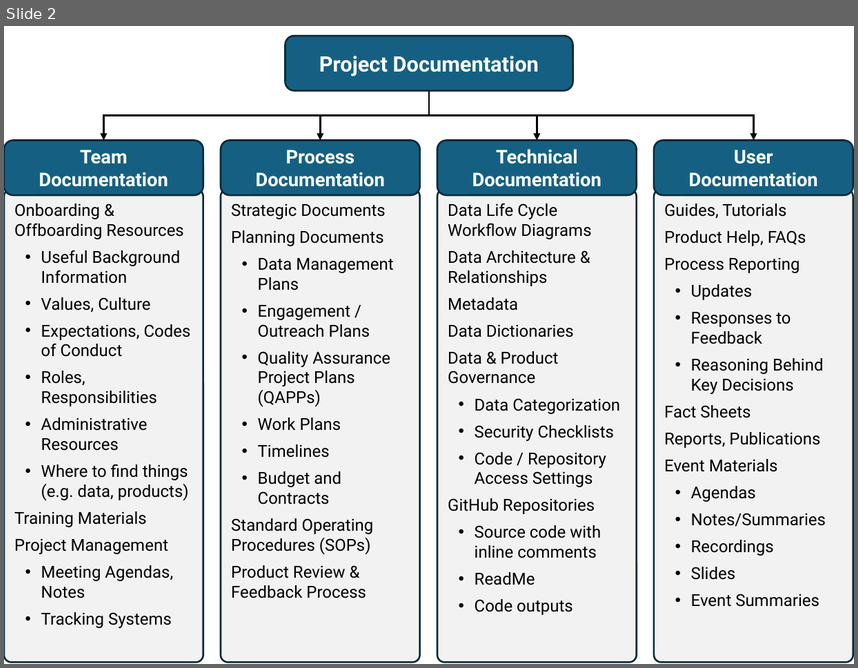
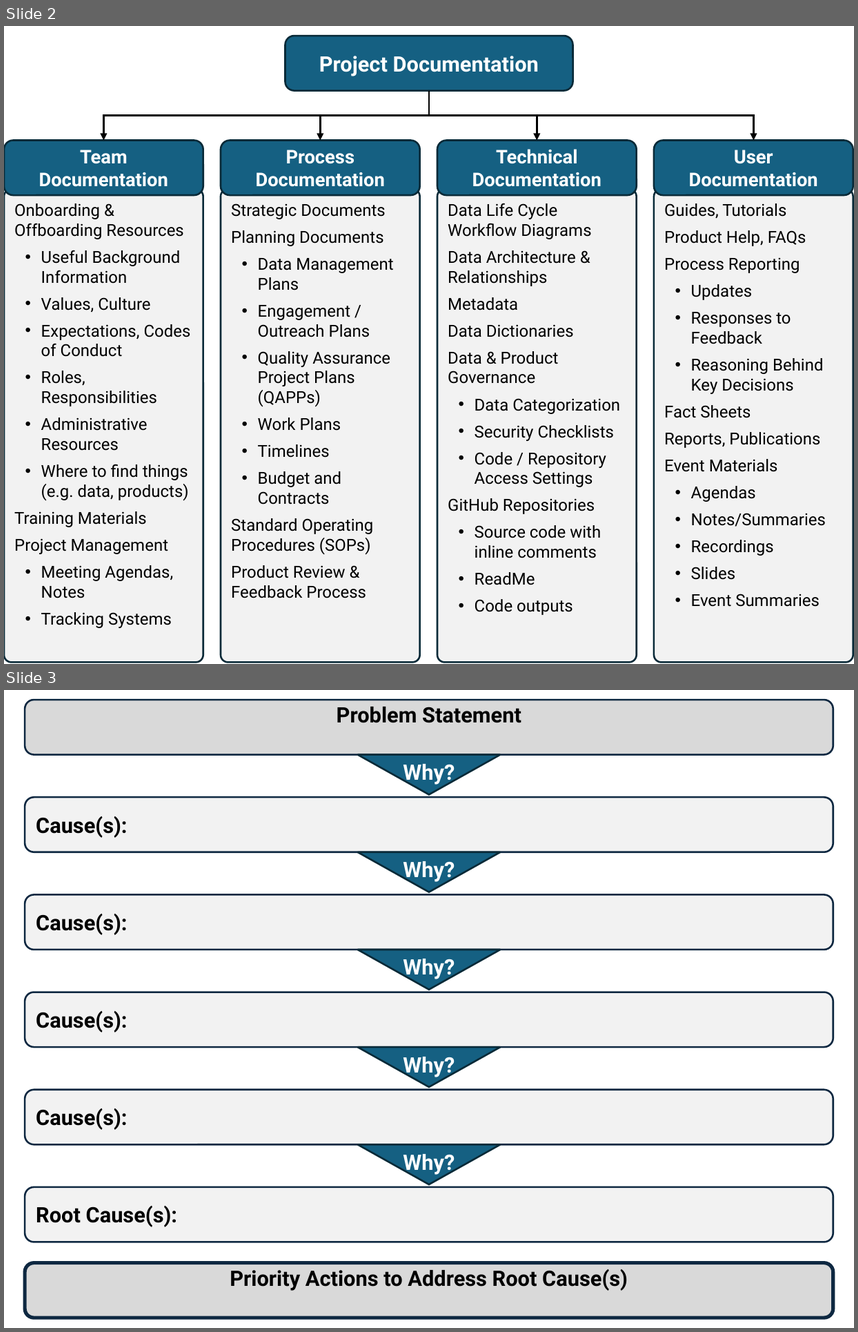
Before and after one commit to CAWaterBoardDataCenter/equity-data-handbook, a slide deck: images/graphics.pptx. Shown one above the other, each under a label of ours: slide 2 before the commit, slides 2 and 3 after it. The pictures are 858x668 and 858x1332 pixels, drawn with LibreOffice and Linux fonts; fonts in the diff are those of the drawing. Boxes give left, top, right and bottom in pixels: in the first picture for what was removed or moved away, otherwise in the second. Text is boxed around its words. In the diff, an @@ line names an element or a change of style, - is before the commit and + after.

Commit message:
Add Root Cause Analysis content

```diff
--- a/images/graphics.pptx
+++ b/images/graphics.pptx
@@ slide 3 added at (x1=4, y1=690, x2=854, y2=1328), background #FFFFFF @@
@@ rounded rectangle added at (x1=25, y1=700, x2=833, y2=755), fill #D9D9D9, outline #0E2841 1.5 pt, 18 pt, text #000000, bold @@
+Problem Statement
@@ flow chart merge added at (x1=358, y1=755, x2=500, y2=795), fill #156082, outline #092A39 1.5 pt, 18 pt, text #FFFFFF, bold @@
+Why?
@@ rounded rectangle added at (x1=25, y1=797, x2=833, y2=852), fill #F2F2F2, outline #0E2841 1.5 pt, 18 pt, text #000000, bold @@
+Cause(s):
@@ flow chart merge added at (x1=358, y1=852, x2=500, y2=892), fill #156082, outline #092A39 1.5 pt, 18 pt, text #FFFFFF, bold @@
+Why?
@@ rounded rectangle added at (x1=25, y1=895, x2=833, y2=950), fill #F2F2F2, outline #0E2841 1.5 pt, 18 pt, text #000000, bold @@
+Cause(s):
@@ flow chart merge added at (x1=358, y1=949, x2=500, y2=989), fill #156082, outline #092A39 1.5 pt, 18 pt, text #FFFFFF, bold @@
+Why?
@@ rounded rectangle added at (x1=25, y1=992, x2=833, y2=1047), fill #F2F2F2, outline #0E2841 1.5 pt, 18 pt, text #000000, bold @@
+Cause(s):
@@ flow chart merge added at (x1=358, y1=1047, x2=500, y2=1087), fill #156082, outline #092A39 1.5 pt, 18 pt, text #FFFFFF, bold @@
+Why?
@@ rounded rectangle added at (x1=25, y1=1090, x2=833, y2=1145), fill #F2F2F2, outline #0E2841 1.5 pt, 18 pt, text #000000, bold @@
+Cause(s):
@@ flow chart merge added at (x1=358, y1=1144, x2=500, y2=1184), fill #156082, outline #092A39 1.5 pt, 18 pt, text #FFFFFF, bold @@
+Why?
@@ rounded rectangle added at (x1=25, y1=1186, x2=833, y2=1242), fill #F2F2F2, outline #0E2841 1.5 pt, 18 pt, text #000000, bold @@
+Root Cause(s):
@@ rounded rectangle added at (x1=25, y1=1262, x2=833, y2=1317), fill #D9D9D9, outline #0E2841 3 pt, 18 pt, text #000000, bold @@
+Priority Actions to Address Root Cause(s)
```
Also in this commit, not shown: 3 other slides added, 2 other files.
